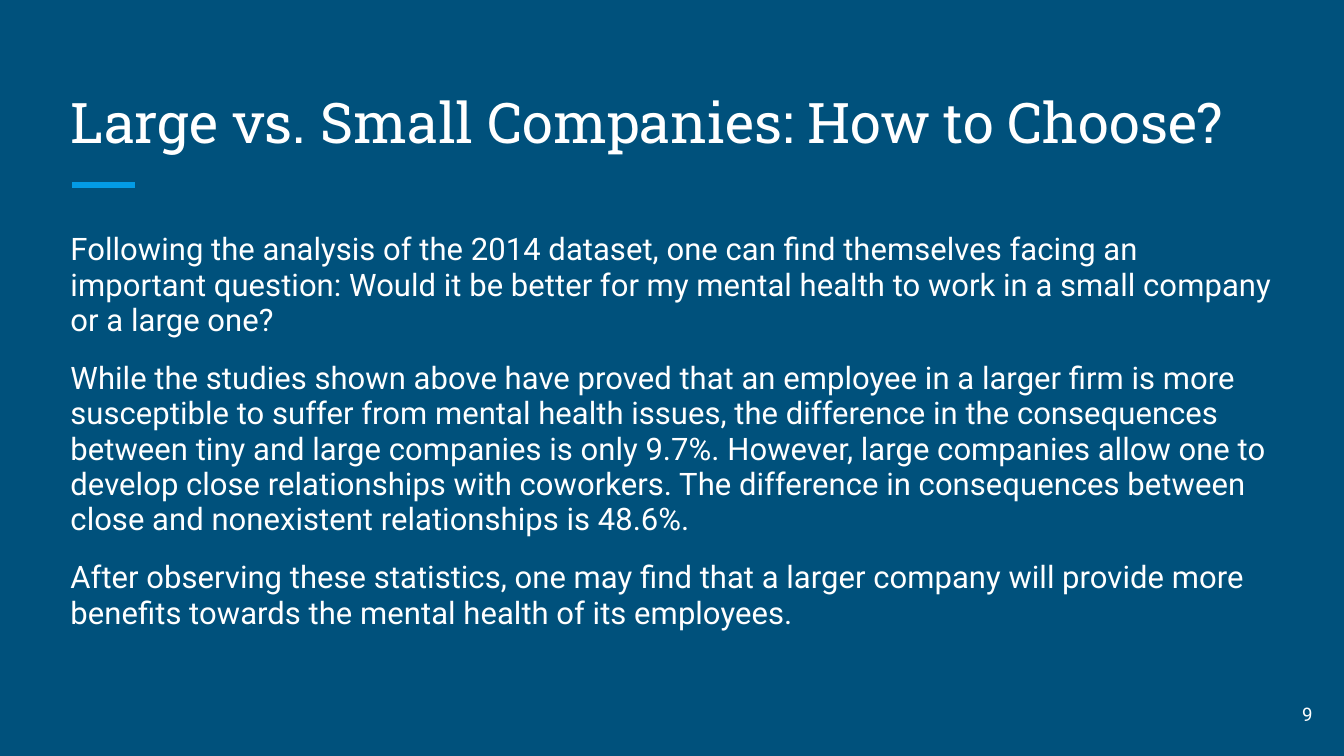
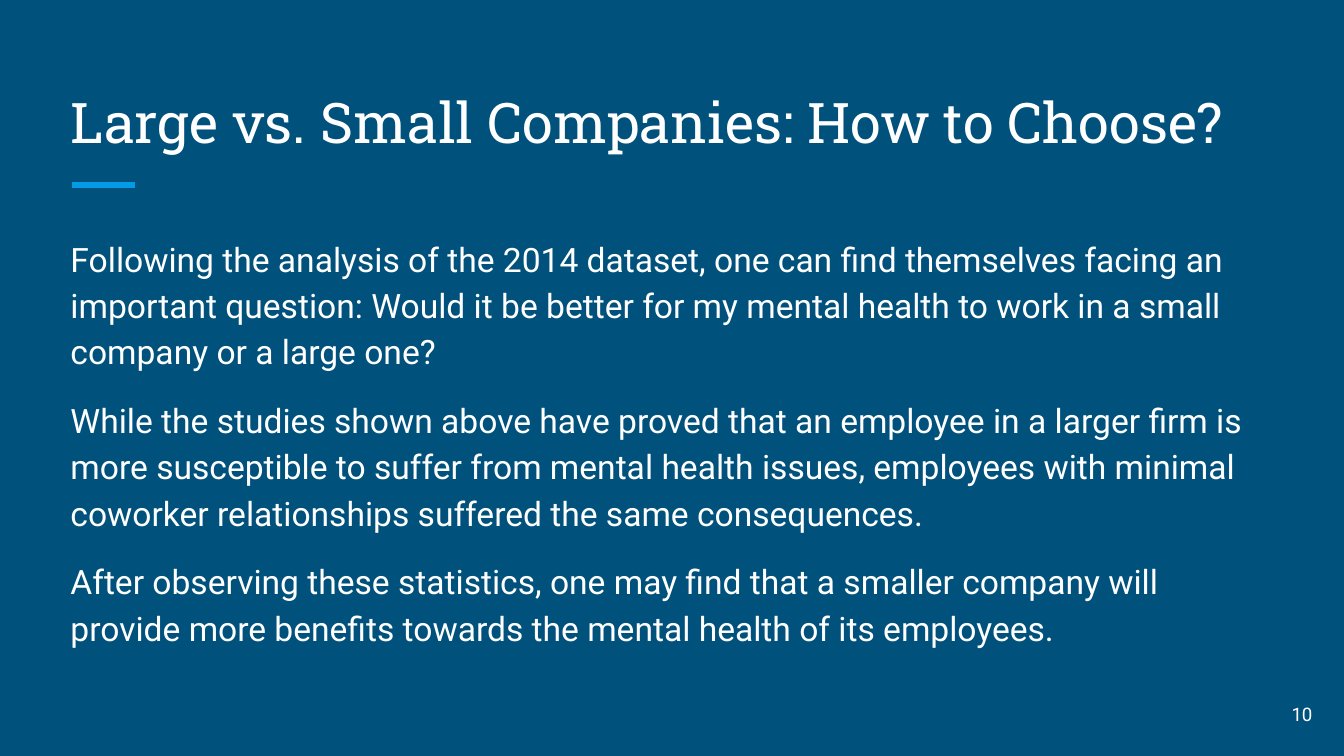
Before and after one commit to devorahzweig/Mental-Health-in-Tech, a slide deck: slide 10 of Presentation.pptx (slide 9 before the commit). Drawn at 1344x756 pixels with LibreOffice and Linux fonts; fonts in the diff are those of the drawing. Boxes give left, top, right and bottom in pixels: in the first picture for what was removed or moved away, otherwise in the second. Text is boxed around its words. In the diff, an @@ line names an element or a change of style, - is before the commit and + after.

```diff
--- a/Presentation.pptx
+++ b/Presentation.pptx
@@ text at (70,246,1223,371): size 16.6 to 18 pt in "Following the analysis of the 2014 dataset, ..."; line spacing 0.95 to 1.15 @@
@@ text at (70,407,1242,648): text changed; size 16.6 to 18 pt @@
-While the studies shown above have proved that an employee in a larger firm is more susceptible to suffer from mental health issues, the difference in the consequences between tiny and large companies is only 9.7%. However, large companies allow one to develop close relationships with coworkers. The difference in consequences between close and nonexistent relationships is 48.6%.
-After observing these statistics, one may find that a larger company will provide more benefits towards the mental health of its employees.
+While the studies shown above have proved that an employee in a larger firm is more susceptible to suffer from mental health issues, employees with minimal coworker relationships suffered the same consequences.
+After observing these statistics, one may find that a smaller company will provide more benefits towards the mental health of its employees.
@@ page number at (1292,707,1313,721): text changed @@
-9
+10
```
Also in this commit, not shown: 5 other slides changed, 1 slide added.
